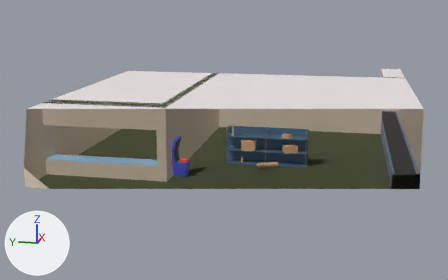
Two versions of the Blender file level/level.blend, one commit apart.
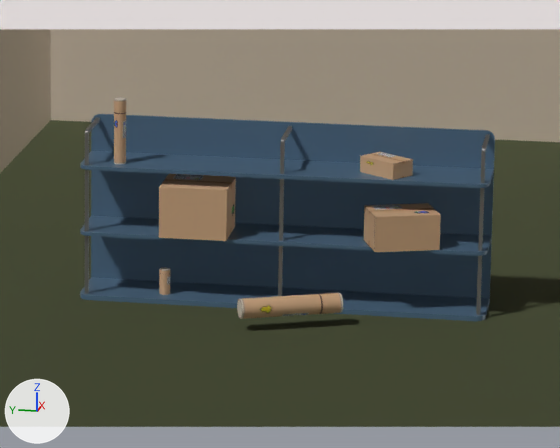
There are two pictures of each version: one whole from a camera (50 mm lens) standing at (-45.12, -7.64, 12.56) and looking at (2.29, 1.85, 0.71), one close up on the part from 47% to 72% of the width and 37% to 69% of the height. The axes (+X, +Y, +Z) are drawn at lower left. The lights are the same throughout. Everything nearer to the camera than a plane just in front of the edit is cut away.

Names of what the first close-up shows: 'BoxPackageLarge', 'BoxPackageMedium', 'BoxPackageSmall', 'Room', 'Shelves', 'TubePackageLarge', 'TubePackageMedium'.
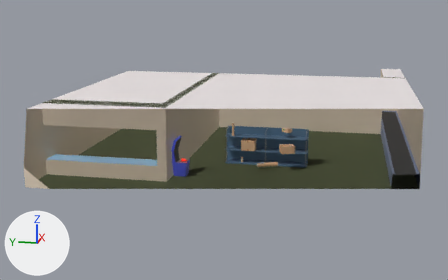
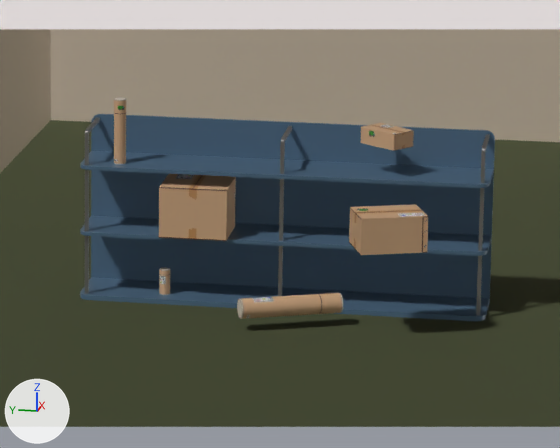
Patch to the scene script:
```diff
--- a/level/level.blend.py
+++ b/level/level.blend.py
@@ img_logistics_corp_png @@
+img_logistics_corp_png = load_image('logistics_corp.png', '../package/textures/logistics_corp.png', 256, 256, 'sRGB')
@@ mat_package @@
+mat_package = bpy.data.materials.new('Package')
+# uses the picture img_logistics_corp_png
@@ me_cube_004 @@
 # used by ob_boxpackagelarge; location = (-1.54, -0.77, 1.42); rotation_euler = (0.00358, 0.000948, -4.713), in degrees (0.2, 0.1, -270)
-me_cube_004.from_pydata(...)  # 8 vertices, 6 faces; spans x -0.5..0.5, y -0.439..0.439, z -0.383..0.383
-me_cube_004.materials.append(mat_boxpackagelogisticscorp)
+me_cube_004.from_pydata(...)  # 44 vertices, 42 faces; spans x -0.5..0.5, y -0.439..0.439, z -0.383..0.383
+# me_cube_004 part 1: 36 vertices added at x -0.5..0.5, y -0.439..0.439, z -0.383..0.383
+me_cube_004.materials.append(mat_package)
@@ ob_boxpackagemedium @@
 ob_boxpackagemedium = bpy.data.objects.new('BoxPackageMedium', me_cube_005)
-ob_boxpackagemedium.location = (-1.71, -3.8, 1.3)
+ob_boxpackagemedium.location = (-2.96, -3.72, 1.58)
 ob_boxpackagemedium.rotation_euler = (0.0, 0.0, 0.345)  # degrees (0, 0, 20)
@@ ob_boxpackagesmall @@
 ob_boxpackagesmall = bpy.data.objects.new('BoxPackageSmall', me_cube_006)
-ob_boxpackagesmall.location = (-1.49, -3.53, 2.16)
+ob_boxpackagesmall.location = (-1.49, -3.53, 2.59)
 ob_boxpackagesmall.rotation_euler = (0.0, 0.0, 0.916)  # degrees (0, 0, 52)
```

Changed parts and their boxes (x1, y1, x2, y2) in the close-ups (560 x 448 px):
'BoxPackageMedium', moved
    before: (364, 203, 441, 252)
    after: (349, 204, 428, 255)
'BoxPackageSmall', moved
    before: (360, 152, 413, 180)
    after: (361, 123, 414, 151)
part 1 of me_cube_004, added (brown)
    after: (159, 174, 236, 241)
